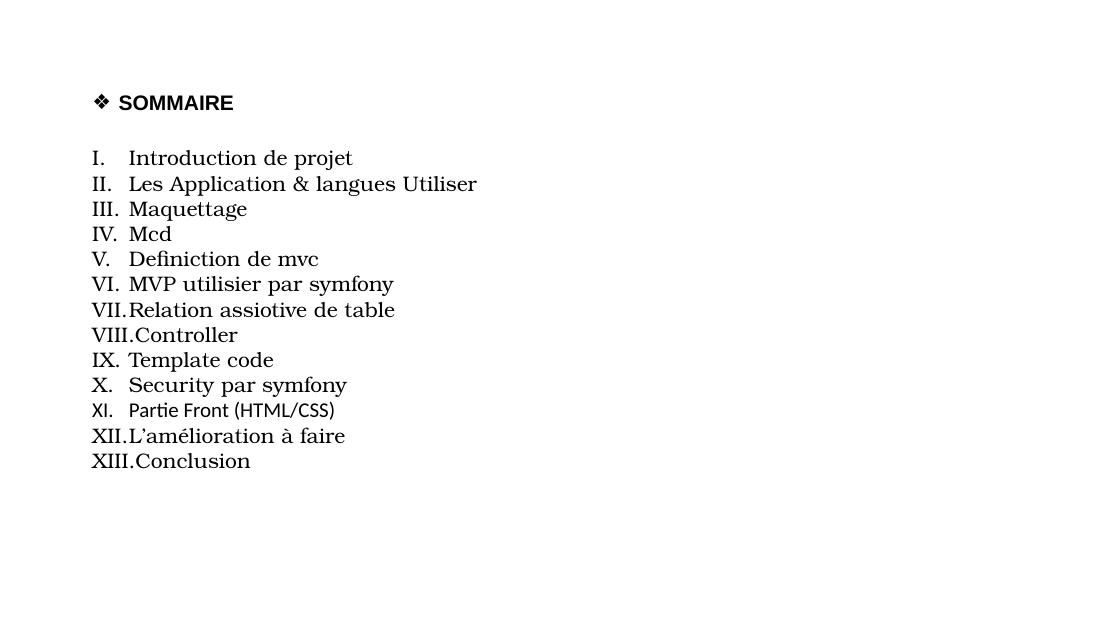
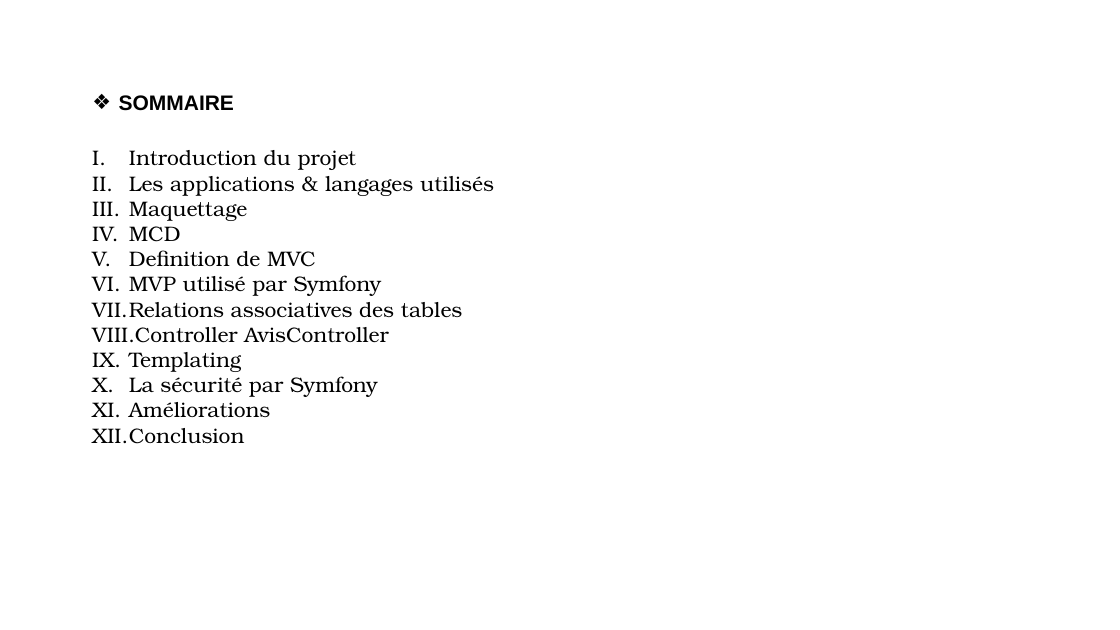
Before and after one commit to Tablieh/my_project_final, a slide deck: slide 2 of Mon PROJET APPLICATION WEB.pptx. Drawn at 1120x630 pixels with LibreOffice and Linux fonts; fonts in the diff are those of the drawing; background and template pictures are left out. Boxes give left, top, right and bottom in pixels: in the first picture for what was removed or moved away, otherwise in the second. Text is boxed around its words. In the diff, an @@ line names an element or a change of style, - is before the commit and + after.

```diff
--- a/Mon PROJET APPLICATION WEB.pptx
+++ b/Mon PROJET APPLICATION WEB.pptx
@@ text at [129,150,494,196]: text changed @@
-I. Introduction de projet
-II. Les Application & langues Utiliser
+I. Introduction du projet
+II. Les applications & langages utilisés
@@ text at [92,226,463,417]: text changed @@
-IV. Mcd
-V. Definiction de mvc
-VI. MVP utilisier par symfony
-VII. Relation assiotive de table
-VIII. Controller
-IX. Template code
-X. Security par symfony
-XI. Partie Front (HTML/CSS)
-XII. L’amélioration à faire
+IV. MCD
+V. Definition de MVC
+VI. MVP utilisé par Symfony
+VII. Relations associatives des tables
+VIII. Controller AvisController
+IX. Templating
+X. La sécurité par Symfony
+XI. Améliorations
```
Also in this commit, not shown: 16 other slides changed, 2 slides added, 3 slides removed, 20 other files.
